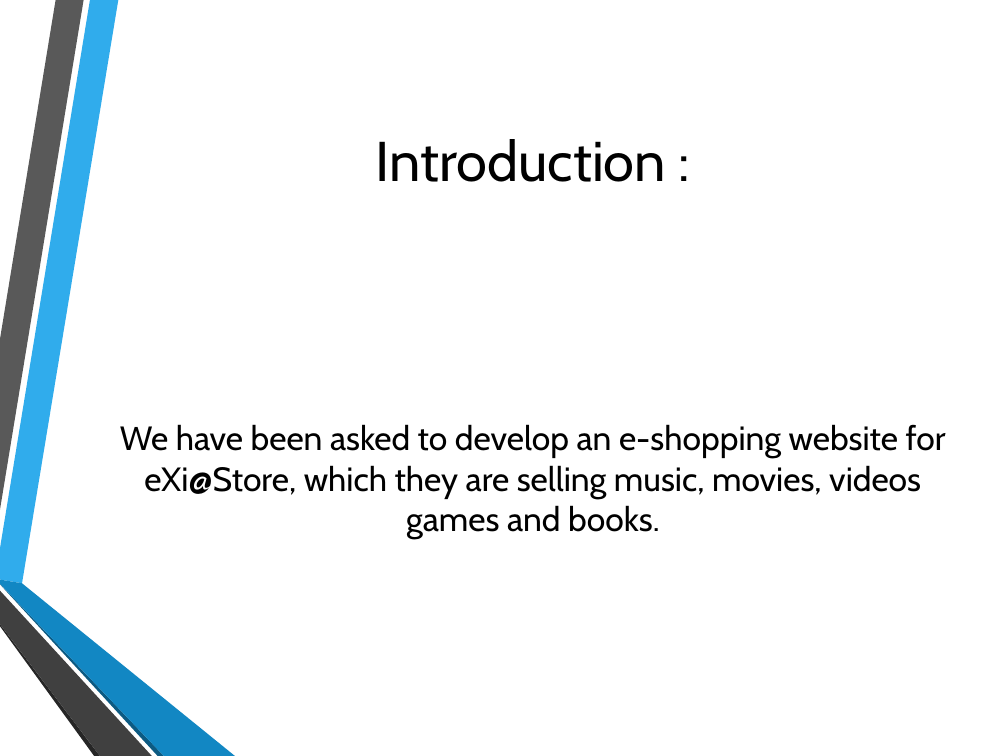
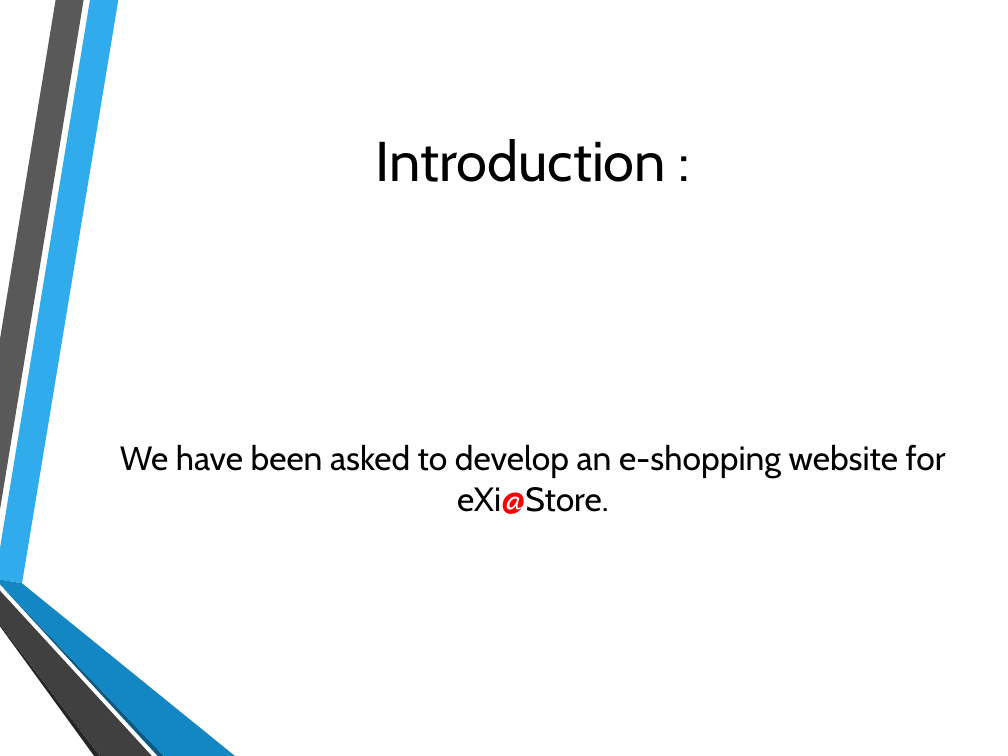
Before and after one commit to Alex4064/ProjetWeb, a slide deck: slide 3 of Documentation/Presentation project.pptx. Drawn at 1008x756 pixels with LibreOffice and Linux fonts; fonts in the diff are those of the drawing; background and template pictures are left out. Boxes give left, top, right and bottom in pixels: in the first picture for what was removed or moved away, otherwise in the second. Text is boxed around its words. In the diff, an @@ line names an element or a change of style, - is before the commit and + after.

```diff
--- a/Documentation/Presentation project.pptx
+++ b/Documentation/Presentation project.pptx
@@ text at bbox=[120, 444, 946, 514]: text changed @@
-We have been asked to develop an e-shopping website for eXi@Store, which they are selling music, movies, videos games and books.
+We have been asked to develop an e-shopping website for eXi@Store.
```
Also in this commit, not shown: 1 other slide changed, 1 slide added, 2 slides removed.
